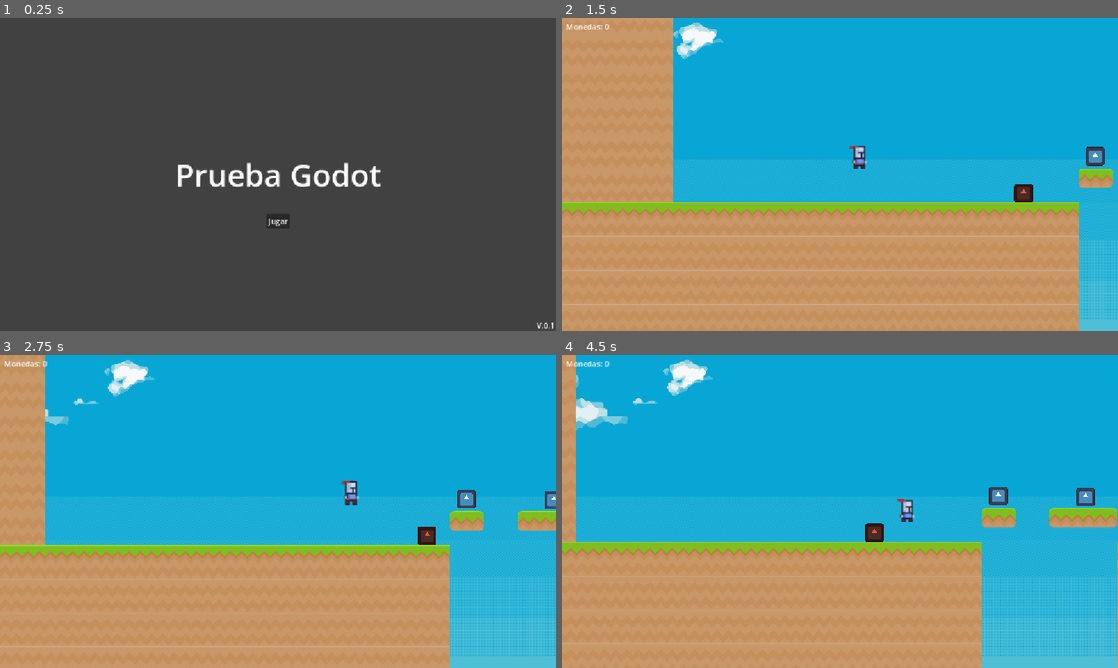
Above: before the commit, frames 1-4 (two rows, left to right).
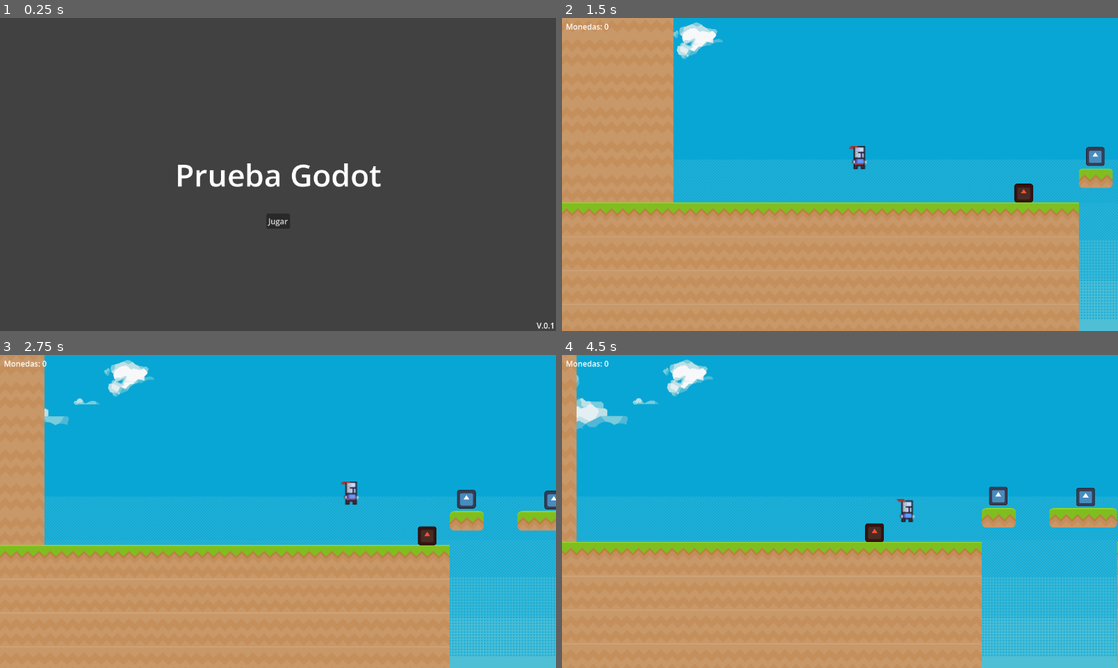
Above: after the commit, the same moments.

Repository: ntGeo/Godot_1
Game: Godot game, scene res://menú.tscn
Two runs of this game, one before a commit and one after it. Both use one fixed random seed, a clock stepped at 60 frames per second and the inputs below. The engine's default icon, where the game draws it, is replaced by a stand-in: a white triangle on a blue panel in a dark square.
Inputs:
- Up to frame 1 (0.25 s): no input
- Up to frame 2 (1.5 s): click "Jugar" at 0.5 s; tap Enter (ui_accept) at 1.25 s; hold Right (ui_right) from 1.28 s (still down)
- Up to frame 3 (2.75 s): keep holding Right (ui_right); tap Enter (ui_accept) at 1.52, 2.27 s
- Up to frame 4 (4.5 s): release Right (ui_right) at 2.78 s; hold Left (ui_left) 2.78-3.53 s; hold Right (ui_right) from 3.53 s (still down); tap Enter (ui_accept) at 3.77 s

The runs differ from the first frame. In frame 1, 0.5% of the frame differs, in the area x 32-100%, y 46-100%; in frame 2, 0.7%; in frame 3, 0.6%; in frame 4, 0.9%, in the area x 0-100%, y 0-100%.

Commit message:
Prueba mejora botones movil 2

Diff:
--- a/hud.gd
+++ b/hud.gd
@@ -1,14 +1,11 @@
 extends CanvasLayer
 
 func _ready():
-	# Obtenemos el tamaño real de la pantalla
+	# Esperamos un frame para que el viewport esté listo
+	await get_tree().process_frame
+
 	var pantalla = get_viewport().get_visible_rect().size
 
-	# Botón izquierda — abajo a la izquierda
-	$BtnIzquierda.position = Vector2(20, pantalla.y - 80)
-
-	# Botón derecha — al lado del izquierda
-	$BtnDerecha.position = Vector2(130, pantalla.y - 80)
-
-	# Botón salto — abajo a la derecha
-	$BtnSalto.position = Vector2(pantalla.x - 100, pantalla.y - 80)
+	$BtnIzquierda.position = Vector2(20, pantalla.y - 120)
+	$BtnDerecha.position = Vector2(150, pantalla.y - 120)
+	$BtnSalto.position = Vector2(pantalla.x - 150, pantalla.y - 120)
--- a/project.godot
+++ b/project.godot
@@ -17,7 +17,7 @@
 
 [display]
 
-window/stretch/mode="canvas_items"
+window/stretch/mode="viewport"
 window/stretch/aspect="expand"
 
 [physics]
Not shown, changed: docs/index.html
Not shown, changed: docs/index.pck
